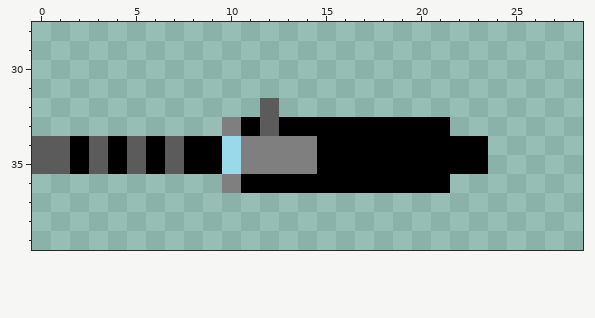
A pixel-art sprite gets an edit: TankAssets/Weapon Paint/MAR/mar Left.png. This is how it looked before the edit.
The file is 40x40 pixels. Shown: x 0..28, y 28..39.
After:
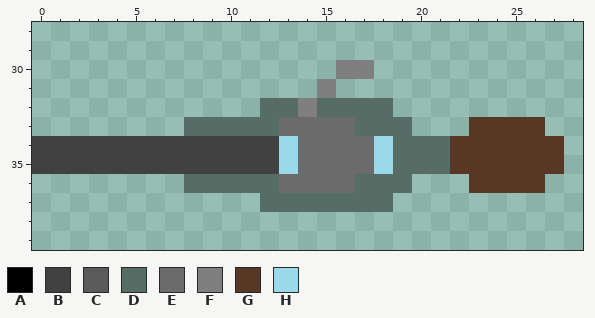
Palette (. is transparent): A #000000  B #414141  C #5b5b5b  D #566d66  E #6b6b6b  F #7f7f7f  G #583825  H #99d9ea
From old to new:
Changed rows in their new state; - is an unchanged pixel.
first column x 0:
30 ----------------FF----------
31 ---------------F------------
32 ------------DDFDDDD---------
33 --------DDDDDEEEEDDD..-GGGG-
34 BBBBBBBBBBBBBHEEEEHDDDGGGGGG
35 BBBBBBBBBBBBBHEEEEHDDDGGGGGG
36 --------DDDDDEEEEDDD..-GGGG-
37 ------------DDDDDDD---------
Pixel boxes of the changes (left, top, right, bottom) in both pictures:
changed: (32, 60, 564, 212)
